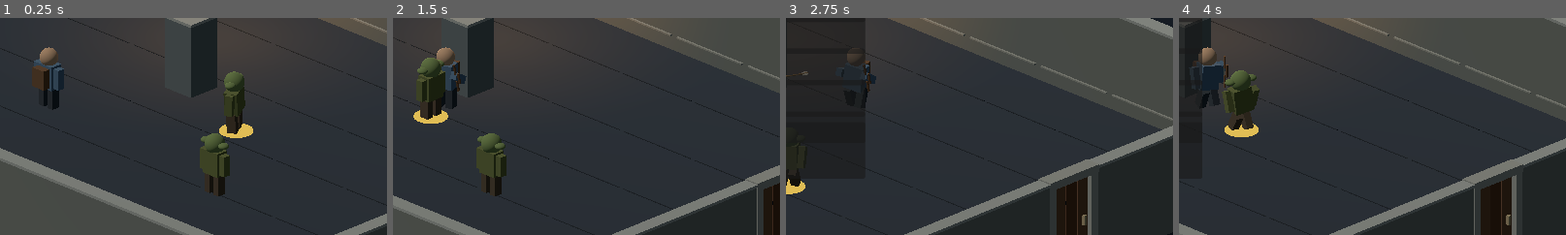
Above: before the commit, frames 1-4 (left to right).
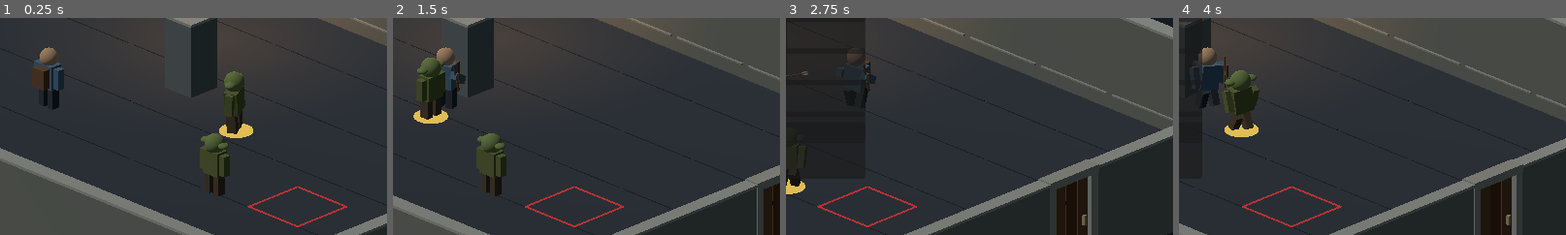
Above: after the commit, the same moments.

Repository: Jonty303/Project-Gauntlands
Game: Godot game, scene res://scenes/experiment_25d.tscn
Same seed, same stepped clock (60 frames per second), same inputs: the game is played once before the commit and once after it. This scene is started directly instead of the project's main scene.
Inputs (mouse positions are % of the whole screen's width and height, from its top left):
- Up to frame 1 (0.25 s): no input
- Up to frame 2 (1.5 s): tap Enter (ui_accept) at 0.5, 0.77 s; move the mouse to (72, 45) at 0.52 s; hold D (move_right) 0.53-1.25 s; hold Space (attack) 0.53-1.25 s; click (72, 45) at 0.67 s; drag from (30, 55) to (45, 70) at 1.27 s
- Up to frame 3 (2.75 s): move the mouse to (60, 28) at 2.02 s; hold D (move_right) from 2.03 s (still down); hold Space (attack) from 2.03 s (still down); tap E (target_next) at 2.1 s
- Up to frame 4 (4 s): release D (move_right) at 2.75 s; release Space (attack) at 2.75 s; drag from (45, 70) to (20, 35) at 2.77 s; move the mouse to (80, 65) at 3.52 s; hold A (move_left) from 3.53 s (still down); hold Space (attack) from 3.53 s (still down); tap Tab (weapon_toggle) at 3.6 s; tap Enter (ui_accept) at 3.77 s
The pictures show only the part of the screen within x 44-94%, y 35-84%; the shares and areas given below are measured in that part.

The runs differ from the first frame. In frame 1, 0.4% of the frame differs, in the area x 63-90%, y 77-97%; in frame 2, 0.4%; in frame 3, 0.4%; in frame 4, 0.4%, in the area x 16-43%, y 77-97%.
Error before the commit: Invalid type in function 'configure (via call)' in base 'Node3D (spike_trap_25d.gd)'. Cannot convert argument 2 from Object to Array. (res://scripts/experiment…

Commit message:
Apply spike trap damage and death to goblins as well as hero

Diff:
--- a/scripts/experiment_25d.gd
+++ b/scripts/experiment_25d.gd
@@ -66,13 +66,14 @@
     _decorate_chamber()
     hero = _make_actor("Hero", Vector3(-5,0,1), Color("#587b9c"))
     _decorate_actor(hero, true)
-    _place_spike_trap(Vector3(5.5, 0, 1.0))
+
     for position in [Vector3(1,0,-2),Vector3(3,0,2),Vector3(24,0,0)]:
         var goblin := _make_actor("Goblin",position,Color("#769557"))
         goblins.append(goblin)
         _decorate_actor(goblin, false)
         goblin_health[goblin] = 35
     goblins[2].reparent(chamber_root, true)
+    _place_spike_trap(Vector3(5.5, 0, 1.0))
     _make_target_marker()
     camera = Camera3D.new()
     camera.name = "IsometricCamera"
@@ -112,9 +113,29 @@
     trap.name = "SpikeTrap"
     trap.set_script(SPIKE_TRAP)
     trap.position = location
-    trap.call("configure", hero)
-    trap.connect("triggered", Callable(self, "_take_hero_damage"))
+    var victims: Array[CharacterBody3D] = [hero]
+    victims.append_array(goblins)
+    trap.call("configure", victims)
+    trap.connect("triggered", Callable(self, "_on_trap_triggered"))
     add_child(trap)
+
+func _on_trap_triggered(victim: CharacterBody3D, amount: int) -> void:
+    if victim == hero:
+        _take_hero_damage(amount)
+        return
+    if not goblin_health.has(victim):
+        return
+    goblin_health[victim] = int(goblin_health[victim]) - amount
+    combat_log = "Spike trap hit goblin! -%d HP" % amount
+    victim.get_node("Animator").call("play_hit")
+    if int(goblin_health[victim]) <= 0:
+        goblins.erase(victim)
+        goblin_health.erase(victim)
+        if target == victim:
+            target = null
+            attack_timer = INF
+        victim.queue_free()
+        combat_log = "Goblin killed by spike trap"
 
 func _take_hero_damage(amount: int) -> void:
     if hero_dead:
